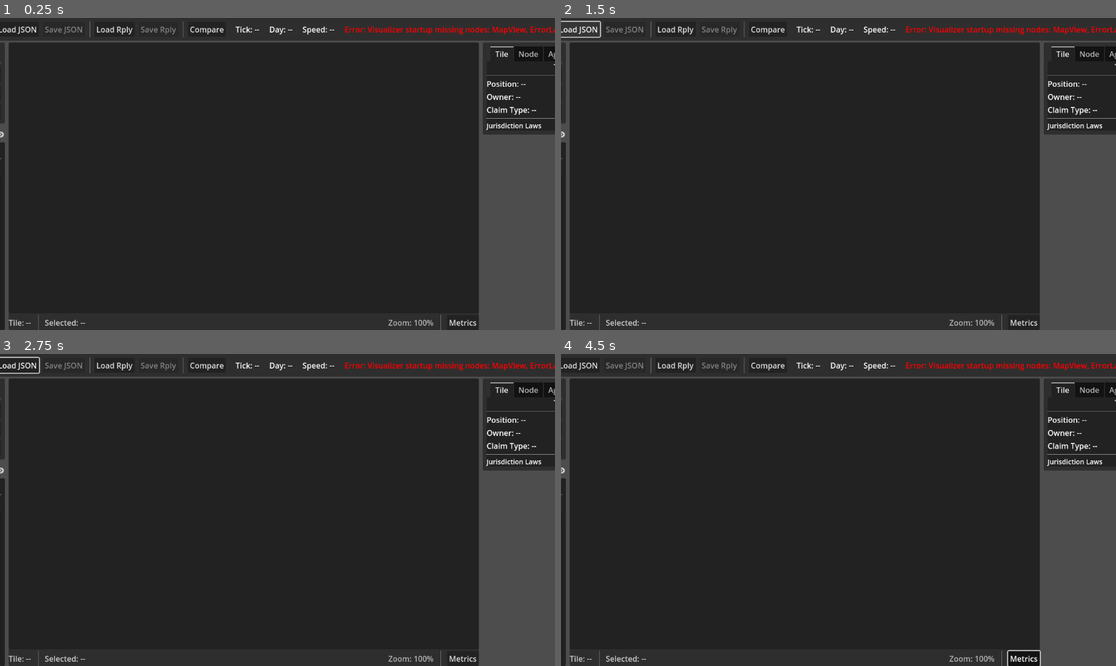
Above: before the commit, frames 1-4 (two rows, left to right).
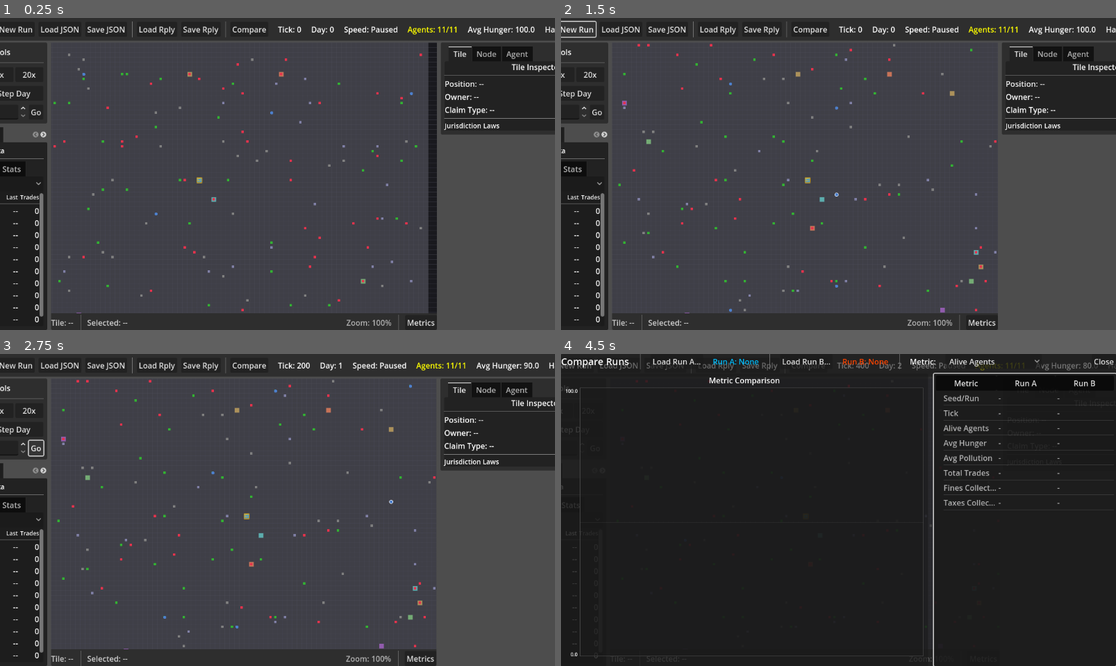
Above: after the commit, the same moments.

Repository: dfrer/societies
Game: Godot game, scene res://viz/visualizer_main.tscn
The game is run twice, just before and just after one commit, with the same random seed, the same clock (stepped at 60 frames per second) and the same inputs.
Inputs (mouse positions are in pixels of both pictures, inside the frame that each line leads up to):
- Up to frame 1 (0.25 s): no input
- Up to frame 2 (1.5 s): click (577, 30) at 0.5 s, where only the run after the commit has a clickable "New Run"; click (577, 30) at 1.25 s, where only the run after the commit has a clickable "New Run"
- Up to frame 3 (2.75 s): click (33, 447) at 2 s, where only the run after the commit has a clickable "Go"
- Up to frame 4 (4.5 s): click (599, 447) at 2.75 s, where only the run after the commit has a clickable "Go"; click "Compare" at 3.5 s; click "Metrics" at 4.25 s

The runs differ from the first frame. In frame 1, 69% of the frame differs, in the area x 0-100%, y 1-100%; in frame 2, 71%; in frame 3, 71%, in the area x 0-100%, y 0-100%; in frame 4, 14%.
Error before the commit: Parse Error: Cannot infer the type of "parts" variable because the value doesn't have a set type. (res://viz/map/map_view.gd:307)

Commit message:
Fix pollution key parsing type

Diff:
--- a/viz/map/map_view.gd
+++ b/viz/map/map_view.gd
@@ -304,7 +304,7 @@
 
 	if _pollution_data.size() > 0:
 		for key in _pollution_data.keys():
-			var parts := key.split(",")
+			var parts: PackedStringArray = str(key).split(",")
 			if parts.size() != 2:
 				continue
 			var x := int(parts[0])
